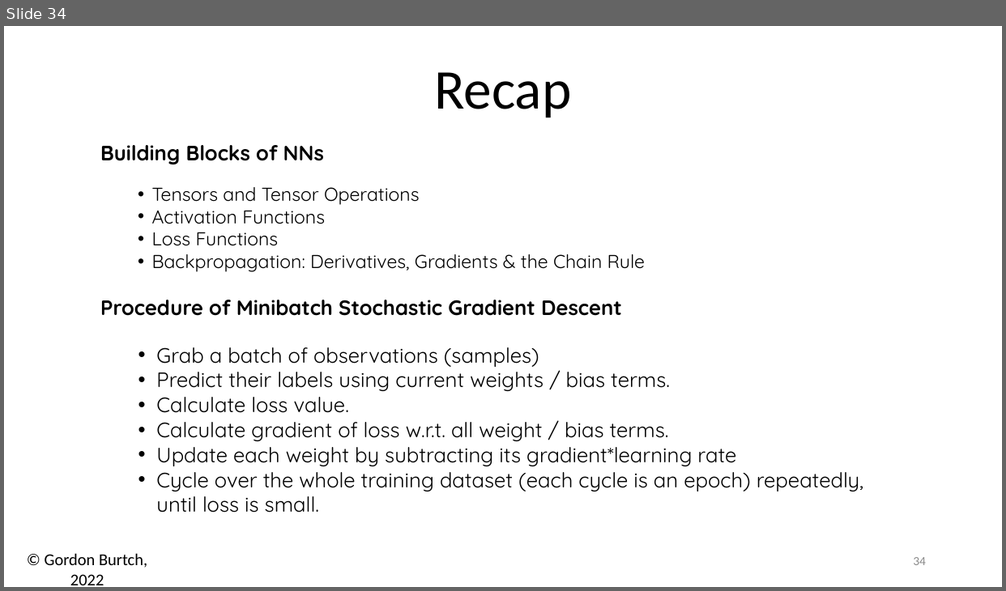
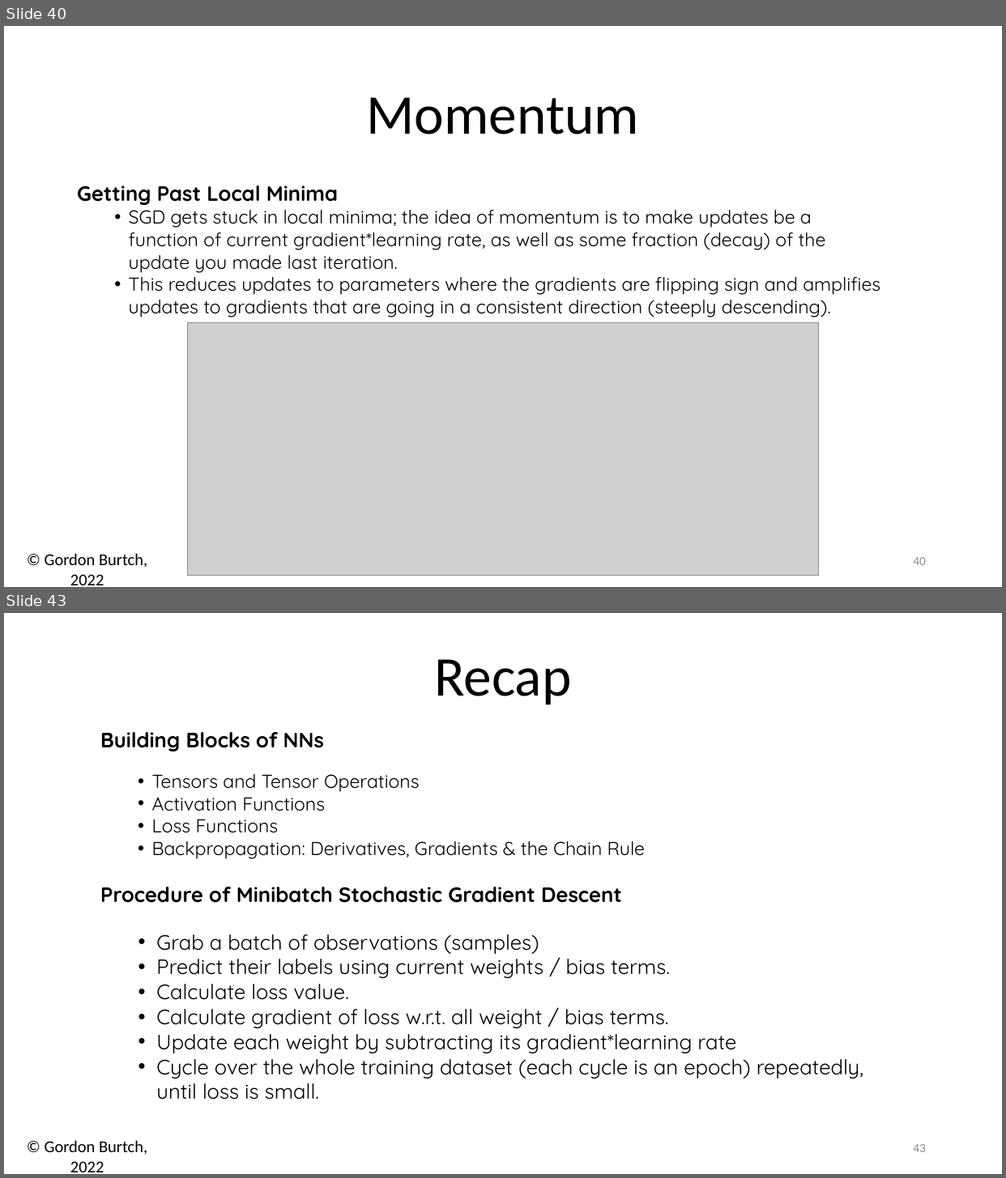
Before and after one commit to zizgao/BA865-2022, a slide deck: Week 2/02 - Math & Keras.pptx. Shown one above the other, each under a label of ours: slide 34 before the commit, slides 40 and 43 after it; the slides between them are not shown. The pictures are 1006x591 and 1006x1178 pixels, drawn with LibreOffice and Linux fonts; fonts in the diff are those of the drawing; grey boxes stand for pictures. Boxes give left, top, right and bottom in pixels: in the first picture for what was removed or moved away, otherwise in the second. Text is boxed around its words. In the diff, an @@ line names an element or a change of style, - is before the commit and + after.

```diff
--- a/Week 2/02 - Math & Keras.pptx
+++ b/Week 2/02 - Math & Keras.pptx
@@ slide 40 added at (4, 26, 1002, 587), background #FFFFFF; not listed: 1 template element that a slide beside it also shows @@
@@ text added at (367, 97, 639, 135), 54 pt, text #000000 @@
+Momentum
@@ text added at (77, 186, 880, 318), 18 pt, text #000000 @@
+Getting Past Local Minima
+  • SGD gets stuck in local minima; the idea of momentum is to make updates be a function of current gradient*learning rate, as well as some fraction (decay) of the update you made last iteration.
+  • This reduces updates to parameters where the gradients are flipping sign and amplifies updates to gradients that are going in a consistent direction (steeply descending).
@@ picture added at (187, 323, 819, 576) @@
@@ page number added at (913, 557, 926, 565), 12 pt, text #8C8C8C @@
+40
@@ what was slide 34 is now slide 43 @@
@@ page number at (913, 1144, 926, 1152): text changed @@
-34
+43
```
Also in this commit, not shown: 2 slides changed, 8 other slides added, 5 other files.
